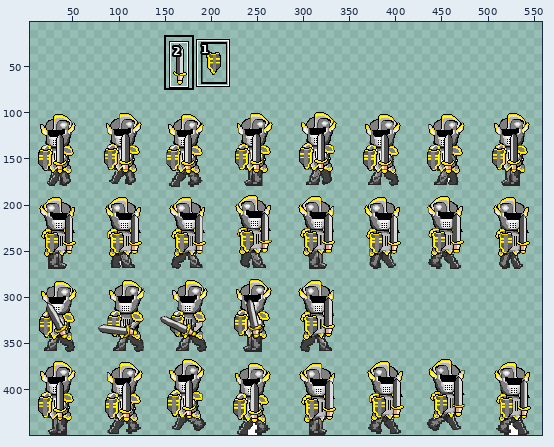
Edited in one commit: sprite sheet (trunk/GameMaker/assets/graphics/actors/a5/knight.png). The first picture is a wide view before the edit; the outline marks the close-up.
Close-up. First the earlier version:
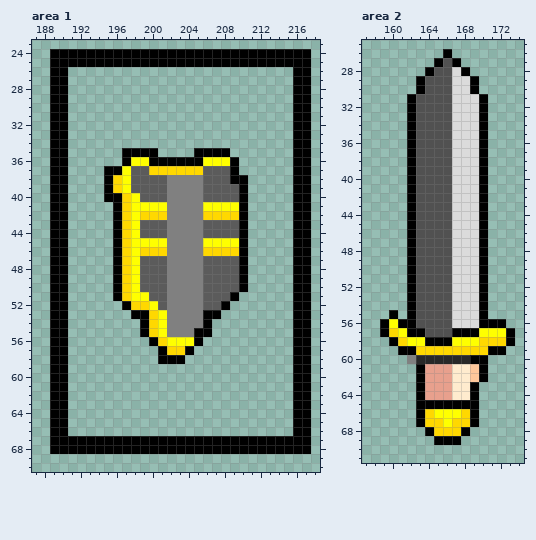
The file is 480x450 pixels. Colours within 5 levels of each other are drawn and written as one. Shown: area 1: x 187..218, y 23..70; area 2: x 157..174, y 25..71. The old version is drawn lined up with the new one. The wide view leaves out empty margins. The commit also changed other parts of the picture, which this record leaves out.
Once edited:
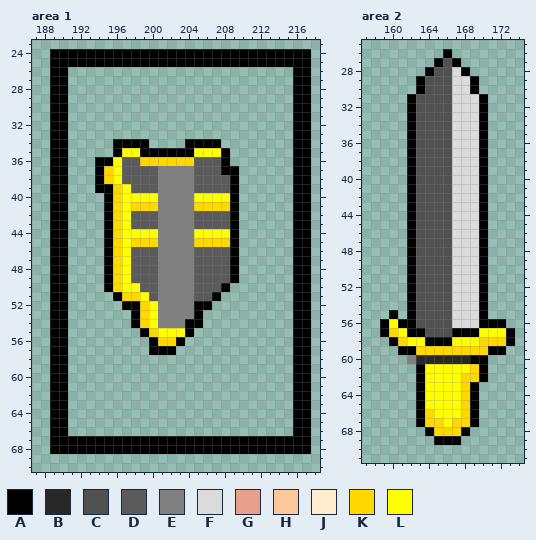
Palette (. is transparent): A #000000  B #282828  C #515151  D #5b5b5b  E #808080  F #dbdbdb  G #e8a08d  H #ffc89b  J #ffebce  K #ffd800  L #ffff00
From old to new:
canvas 480x450 -> 560x450; drawings rearranged on the sheet (the old picture shows each at its new place; 10 dropped ones are not shown)
Area 1:
y 34: x 196..199 .... -> AAAA; x 204..207 .... -> AAAA
y 35: x 196..198 .AA -> ALL; x 201..207 ....AAA -> AAAALLL
y 36: x 194..209 ...ALLAAAAAALLLA -> AALDDKKKKKKDDDA.
y 37: x 194..197 .AAL -> AKLD; x 200..205 KKKKKK -> DEEEED; x 208 D -> A
y 38: x 194..197 .AKL -> AKLD; x 201 D -> E; x 205 E -> D; x 210 A -> .
y 39: x 194 . -> A; x 201 D -> E; x 205 E -> D; x 209..210 DA -> A.
y 40: x 196..197 AK -> KL; x 199..201 DDD -> LLE; x 205..210 EDDDDA -> LLLLA.
y 41: x 195..201 .AKLLLL -> AKLKKKE; x 205..210 ELLLLA -> KKKKA.
y 42: x 195..201 .AKLKKK -> AKLDDDE; x 205..210 EKKKKA -> DDDDA.
y 43: x 195..198 .AKL -> AKLD; x 201 D -> E; x 205 E -> D; x 209..210 DA -> A.
y 44: x 195..197 .AK -> AKL; x 199..201 DDD -> LLE; x 205..210 EDDDDA -> LLLLA.
y 45: x 195..201 .AKLLLL -> AKLKKKE; x 205..210 ELLLLA -> KKKKA.
y 46: x 195..201 .AKLKKK -> AKLDDDE; x 205..210 EKKKKA -> DDDDA.
y 47..49: x 195..198 .AKL -> AKLD; x 201 D -> E; x 205 E -> D; x 209..210 DA -> A.
y 50: x 195..197 .AK -> AKL; x 201 D -> E; x 205 E -> D; x 208..210 DDA -> A..
y 51: x 198 L -> K; x 201 D -> E; x 205 E -> D; x 207..209 DDA -> A..
y 52: x 198 K -> A; x 201 D -> E; x 205..208 EDDA -> AA..
y 53: x 199..201 AKL -> KLE; x 205..207 EAA -> A..
y 54: x 198..201 .AKL -> AKLE; x 204..206 EEA -> AA.
y 55: x 202..206 EEEAA -> LLA..
y 56: x 202..205 LLLA -> KA..
y 57: x 200 . -> A; x 202..204 KKA -> A..
y 58: x 201..203 AAA -> ...
Area 2:
y 61: x 164..169 GGGJJH -> LLLLLK
y 62: x 164..169 GGGJJH -> LLLLKK
y 63..64: x 164..168 GGGJJ -> LLLLK
y 65: x 164..168 AAAAA -> LLLLK
